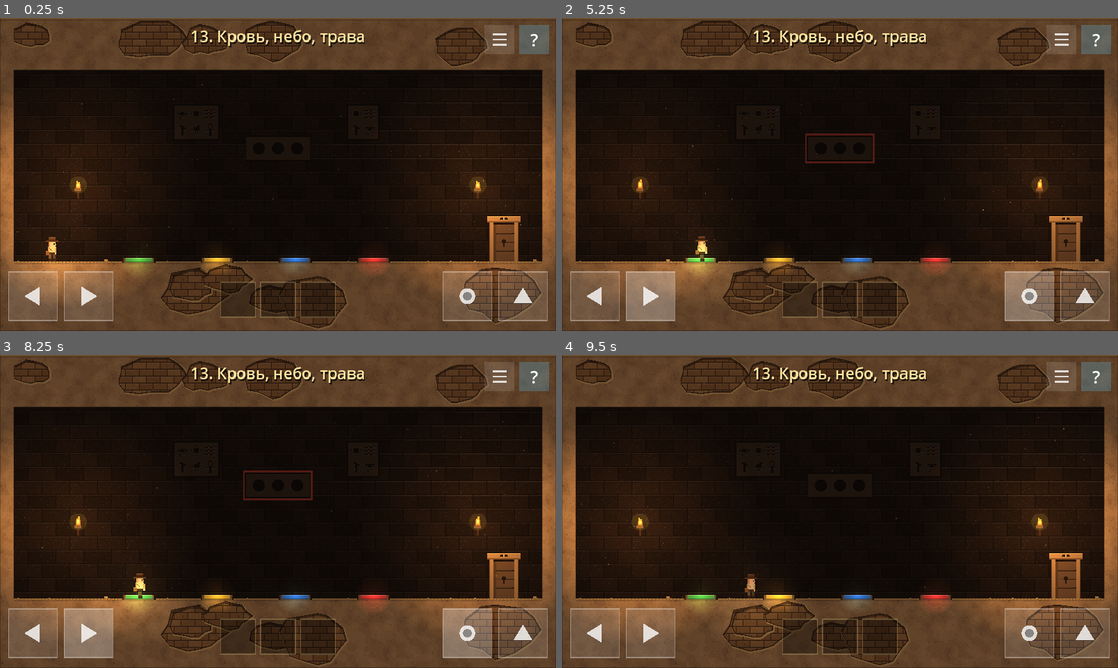
Above: before the commit, frames 1-4 (two rows, left to right).
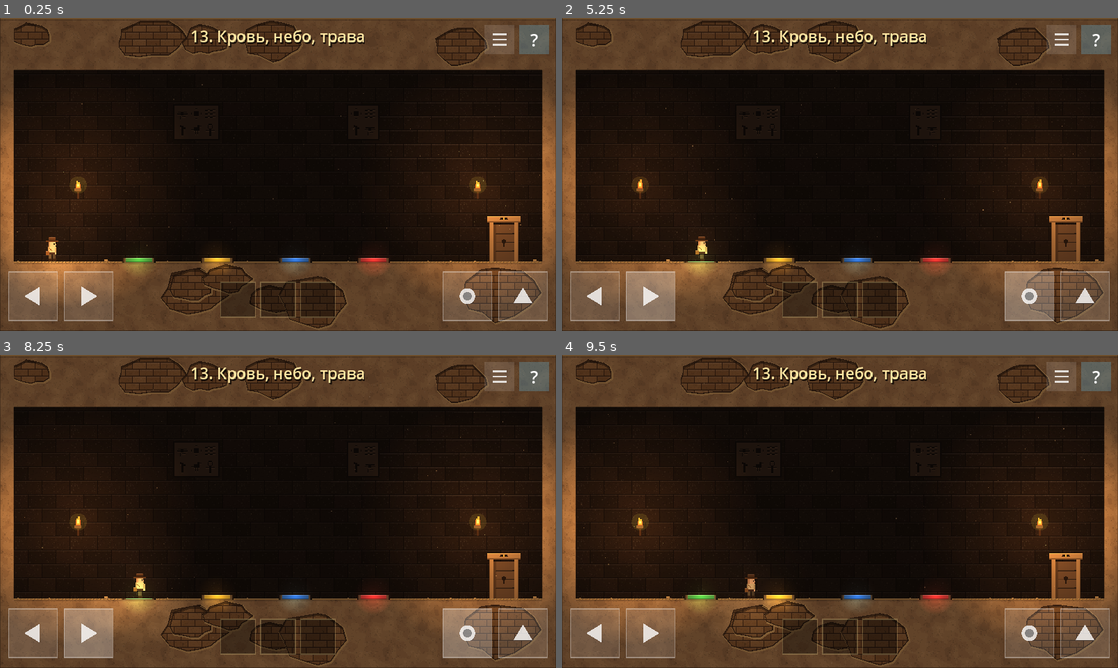
Above: after the commit, the same moments.

Repository: mrvadimjuravlev/mygame
Game: Godot game, scene res://levels/level_13.tscn
Same seed, same stepped clock (60 frames per second), same inputs: the game is played once before the commit and once after it. This scene is started directly instead of the project's main scene.
Inputs (mouse positions are in pixels of both pictures, inside the frame that each line leads up to):
- Up to frame 1 (0.25 s): no input
- Up to frame 2 (5.25 s): tap Enter at 0.5, 5 s; move the mouse to (962, 158) at 0.52 s; hold Right (move_right) 0.53-1.25 s; hold E (action) 0.53-1.25 s; click (962, 158) at 0.67 s; tap Space (jump) at 0.77, 1.07, 3.5, 3.77, 4.07 s; drag from (728, 190) to (1067, 243) at 1.27 s; move the mouse to (895, 105) at 2.02 s; hold Left (move_left) 2.03-2.75 s; hold E (action) 2.03-2.75 s; drag from (812, 237) to (934, 249) at 2.77 s; move the mouse to (1006, 221) at 3.52 s; hold Right (move_right) 3.53-4.25 s; hold E (action) 3.53-4.25 s; drag from (673, 127) to (778, 249) at 4.27 s; move the mouse to (867, 174) at 5.02 s; hold Right (move_right) from 5.03 s (still down); hold E (action) from 5.03 s (still down); click (867, 174) at 5.17 s
- Up to frame 3 (8.25 s): release Right (move_right) at 5.75 s; release E (action) at 5.75 s; drag from (194, 433) to (294, 586) at 5.77 s; move the mouse to (400, 495) at 6.52 s; hold Left (move_left) 6.53-7.25 s; hold E (action) 6.53-7.25 s; tap Space (jump) at 6.77, 7.07 s; drag from (166, 527) to (478, 530) at 7.27 s; move the mouse to (333, 442) at 8.02 s; hold Right (move_right) from 8.03 s (still down); hold E (action) from 8.03 s (still down)
- Up to frame 4 (9.5 s): release Right (move_right) at 8.75 s; release E (action) at 8.75 s; drag from (812, 574) to (1067, 580) at 8.77 s

The runs differ from the first frame. In frame 2, 0.3% of the frame differs, in the area x 22-57%, y 36-79%; in frame 3, 0.3%; in frame 4, less than 0.1%.

Commit message:
Level 13: no wall panel, plates stay lit, door opens on the right sequence
Co-Authored-By: Claude Opus 5.5 (1M context) <noreply@anthropic.com>
Claude-Session: https://claude.ai/code/session_01Grf5WdcuQYwuX1MMBXvSiC

Diff:
--- a/levels/level_13.tscn
+++ b/levels/level_13.tscn
@@ -1,19 +1,19 @@
 [gd_scene load_steps=9 format=3]
 
-[ext_resource type="Script" path="res://scripts/level.gd" id="1_8f3ca"]
-[ext_resource type="Script" path="res://scripts/solid.gd" id="2_jsvri"]
-[ext_resource type="Script" path="res://scripts/exit_door.gd" id="3_r7ed3"]
-[ext_resource type="Script" path="res://scripts/plate_sequence.gd" id="4_dm1s7"]
-[ext_resource type="Script" path="res://scripts/color_plate.gd" id="5_ebayn"]
-[ext_resource type="Script" path="res://scripts/torch.gd" id="6_xq4n7"]
-[ext_resource type="Script" path="res://scripts/glyphs.gd" id="7_kjobq"]
-[ext_resource type="Script" path="res://scripts/hero.gd" id="8_fo6ah"]
+[ext_resource type="Script" path="res://scripts/level.gd" id="1_16mvr"]
+[ext_resource type="Script" path="res://scripts/solid.gd" id="2_pkreu"]
+[ext_resource type="Script" path="res://scripts/exit_door.gd" id="3_admoa"]
+[ext_resource type="Script" path="res://scripts/plate_sequence.gd" id="4_kwrle"]
+[ext_resource type="Script" path="res://scripts/color_plate.gd" id="5_m4ybk"]
+[ext_resource type="Script" path="res://scripts/torch.gd" id="6_2dkri"]
+[ext_resource type="Script" path="res://scripts/glyphs.gd" id="7_2bgm0"]
+[ext_resource type="Script" path="res://scripts/hero.gd" id="8_mg25c"]
 
 [node name="Level13" type="Node2D"]
-script = ExtResource("1_8f3ca")
+script = ExtResource("1_16mvr")
 level_number = 13
 slogan = "Кровь, небо, трава"
-hints = PackedStringArray("Название зоны — это порядок.", "Кровь — красная, небо — синее, трава — зелёная. Жёлтая плита лишняя.", "Встань на красную, потом на синюю, потом на зелёную. Через остальные перепрыгивай: наступишь не на ту — всё сначала.")
+hints = PackedStringArray("Название зоны — это порядок.", "Кровь — красная, небо — синее, трава — зелёная. Жёлтая плита лишняя.", "Встань на красную, потом на синюю, потом на зелёную, и чтобы между ними не было других плит: через лишние перепрыгивай.")
 tutorial_button = ""
 level_width = 640.0
 level_height = 360.0
--- a/scripts/color_plate.gd
+++ b/scripts/color_plate.gd
@@ -1,7 +1,7 @@
 @tool
 extends Area2D
-## Цветная каменная плита в полу. Проседает, когда герой встаёт на неё, и сообщает об этом
-## головоломке PlateSequence. Сама ничего не открывает. Начало координат — уровень пола.
+## Цветная каменная плита в полу. Проседает, пока на ней стоит герой, и сообщает о нажатии
+## головоломке PlateSequence. Цвет и свечение не гаснут. Начало координат — уровень пола.
 
 signal stepped(plate: Node)
 
@@ -50,15 +50,12 @@
 			on = true
 	# Срабатывает в момент, когда герой встал; стоять дальше — не повторное нажатие.
 	if on and not _occupied:
+		Sfx.play("lever")
 		stepped.emit(self)
+	if on != _occupied:
+		pressed = on
+		queue_redraw()
 	_occupied = on
-
-
-func set_pressed(value: bool) -> void:
-	pressed = value
-	if _glow:
-		_glow.energy = 0.25 if value else 0.9
-	queue_redraw()
 
 
 func _draw() -> void:
@@ -70,9 +67,8 @@
 	draw_rect(Rect2(-18, top, 36, h + 1.0), Color("6e5236") if pressed else Color("8a6e4c"))
 	draw_rect(Rect2(-18, top, 1, h + 1.0), Color("5a4229"))
 	draw_rect(Rect2(17, top, 1, h + 1.0), Color("4a3524"))
-	# Цветная вставка во всю плиту: у нажатой тускнеет.
-	var face := c.darkened(0.55) if pressed else c
-	draw_rect(Rect2(-15, top, 30, h), face)
-	if not pressed:
-		draw_rect(Rect2(-15, top, 30, 1), c.lightened(0.4))
+	# Цветная вставка во всю плиту, горит всегда.
+	draw_rect(Rect2(-15, top, 30, h), c)
+	draw_rect(Rect2(-15, top, 30, 1), c.lightened(0.4))
+	if h > 1.0:
 		draw_rect(Rect2(-15, top + h - 1, 30, 1), c.darkened(0.3))
--- a/scripts/plate_sequence.gd
+++ b/scripts/plate_sequence.gd
@@ -1,67 +1,31 @@
 @tool
 extends Node2D
 ## Головоломка «плиты по порядку». Слушает дочерние цветные плиты.
-## Верный порядок — эффект у целей (по умолчанию activate), неверная плита — все плиты поднимаются.
-## Табличка на стене показывает, сколько плит уже нажато верно. Начало координат — центр таблички.
+## Когда последние нажатые плиты совпадают с порядком order, срабатывает эффект у целей
+## (по умолчанию activate — открыть дверь). Ошибка ничем не показывается: просто дверь закрыта.
 
 @export var order := PackedStringArray(["red", "blue", "green"])
 @export var targets: Array[NodePath] = []
 @export var effect: StringName = &"activate"
 
 var solved := false
-var _progress := 0
-var _flash := 0.0
+var _history: Array[String] = []
 
 
 func _ready() -> void:
 	if Engine.is_editor_hint():
 		return
-	for plate in _plates():
-		plate.stepped.connect(_on_stepped)
-
-
-func _plates() -> Array:
-	return get_children().filter(func(n: Node) -> bool: return n.has_signal("stepped"))
+	for plate in get_children():
+		if plate.has_signal("stepped"):
+			plate.stepped.connect(_on_stepped)
 
 
 func _on_stepped(plate: Node) -> void:
-	if solved or plate.pressed:
+	if solved:
 		return
-	if plate.color_name == order[_progress]:
-		plate.set_pressed(true)
-		_progress += 1
-		Sfx.play("lever", 0.0, 0.9 + 0.15 * _progress)
-		if _progress == order.size():
-			solved = true
-			Game.fire(self, targets, effect)
-	else:
-		# Ошибка: плита щёлкает и всё сбрасывается.
-		_progress = 0
-		_flash = 1.0
-		Sfx.play("flee", 0.0, 0.6)
-		for p in _plates():
-			p.set_pressed(false)
-	queue_redraw()
-
-
-func _process(delta: float) -> void:
-	if _flash > 0.0:
-		_flash = maxf(0.0, _flash - delta * 2.0)
-		queue_redraw()
-
-
-func _draw() -> void:
-	# Каменная табличка с гнёздами: загорается по гнезду на каждую верную плиту.
-	var w := order.size() * 22.0 + 8.0
-	var panel := Rect2(-w / 2, -14, w, 28)
-	draw_rect(panel, Color("3b2d20"))
-	draw_rect(panel, Color("17110c"), false, 1.0)
-	for i in order.size():
-		var c := Vector2(-w / 2 + 15 + i * 22, 0)
-		draw_circle(c, 7.0, Color("17110c"))
-		if i < _progress or solved:
-			var col: Color = preload("res://scripts/color_plate.gd").COLORS[order[i]]
-			draw_circle(c, 6.0, col)
-			draw_circle(c + Vector2(-2, -2), 2.0, col.lightened(0.5))
-	if _flash > 0.0:
-		draw_rect(panel.grow(2), Color(0.85, 0.3, 0.25, _flash), false, 2.0)
+	_history.append(plate.color_name)
+	if _history.size() > order.size():
+		_history.pop_front()
+	if PackedStringArray(_history) == order:
+		solved = true
+		Game.fire(self, targets, effect)
--- a/tools/autoplay.gd
+++ b/tools/autoplay.gd
@@ -249,8 +249,9 @@
 
 func _solve_13() -> void:
 	var seq := current_scene.get_node("Plates")
-	await _walk_to(200.0)  # по пути наступил на зелёную — не та, сброс
-	print("  зелёная первой: нажато ", seq._progress, ", решено ", seq.solved)
+	await _walk_to(470.0)  # прошёл по всем плитам слева направо — дверь закрыта
+	await _walk_to(200.0)  # обратно: красная, синяя, жёлтая, зелёная — тоже мимо
+	print("  прошёл по всем плитам туда и обратно: решено ", seq.solved)
 	await _hop("move_right")  # через жёлтую
 	await _hop("move_right")  # через синюю
 	await _walk_to(430.0)  # красная
--- a/tools/build_levels.gd
+++ b/tools/build_levels.gd
@@ -299,14 +299,14 @@
 
 
 func _level_13() -> void:
-	_begin(13, "Кровь, небо, трава", 640, "", ["Название зоны — это порядок.", "Кровь — красная, небо — синее, трава — зелёная. Жёлтая плита лишняя.", "Встань на красную, потом на синюю, потом на зелёную. Через остальные перепрыгивай: наступишь не на ту — всё сначала."])
+	_begin(13, "Кровь, небо, трава", 640, "", ["Название зоны — это порядок.", "Кровь — красная, небо — синее, трава — зелёная. Жёлтая плита лишняя.", "Встань на красную, потом на синюю, потом на зелёную, и чтобы между ними не было других плит: через лишние перепрыгивай."])
 	_back(640)
 	_box(0, 280, 640, 360)       # пол
 	_box(0, 0, 640, 60)          # потолок
 	_box(0, 0, 16, 360)
 	_box(624, 0, 640, 360)
 	var exit := _exit(580, 280)
-	# Табличка над залом, под ней четыре плиты; по пути вправо первой встречается не та.
+	# Четыре плиты; по пути вправо первой встречается не та.
 	var seq := _add("Plates", Node2D.new(), "plate_sequence.gd", Vector2(320, 150))
 	seq.order = PackedStringArray(["red", "blue", "green"])
 	_link(seq, [exit])
Binary file changed: docs/screenshots/level_13.png
Binary file changed: docs/screenshots/level_13_progress.png
Not shown: 1 places in levels/level_13.tscn that only renumber resources
Not shown, changed: docs/levels-pyramid.md
